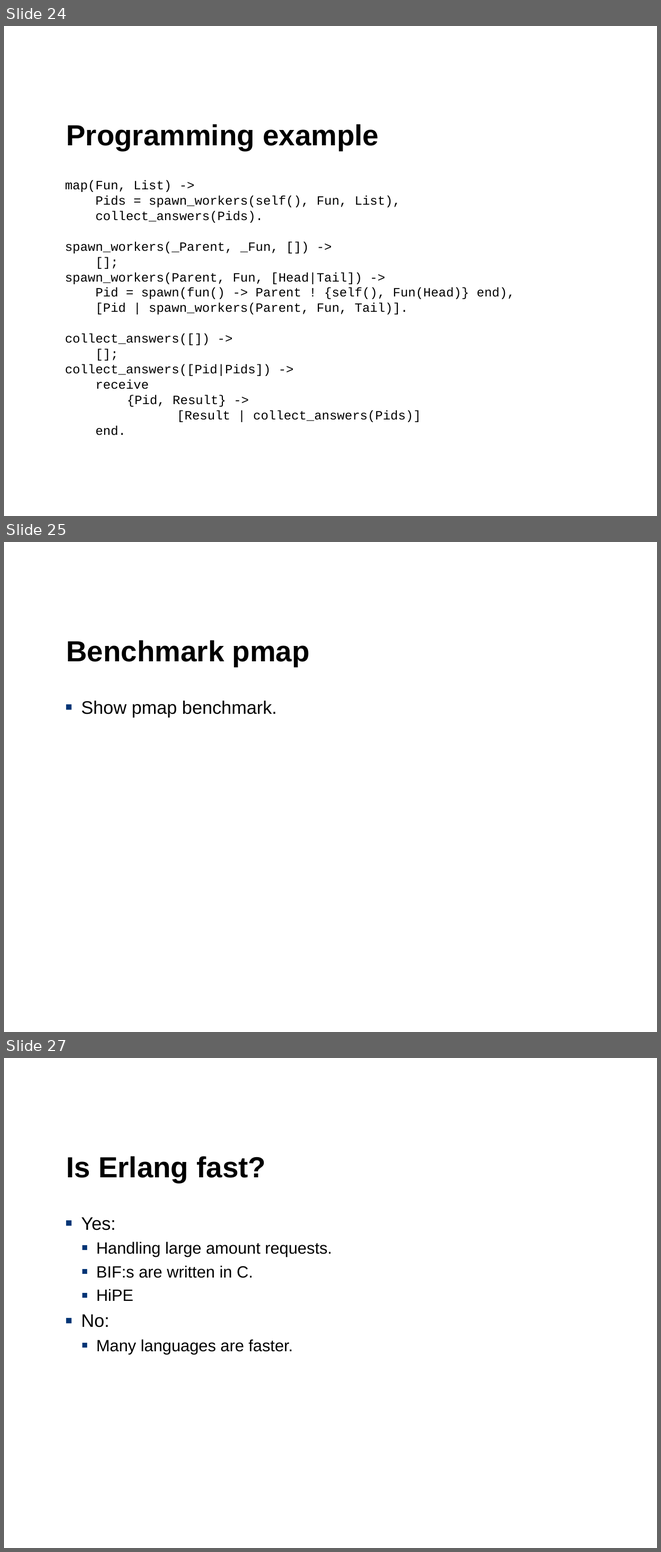
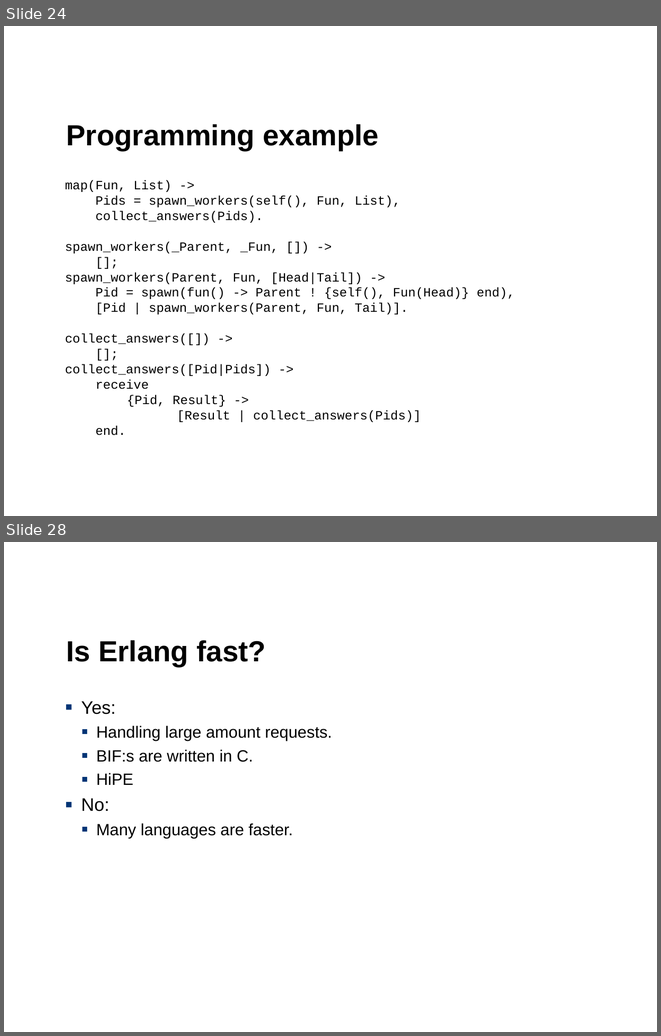
Before and after one commit to devmanner/devmanner, a slide deck: erlang/ErlangMulticore/Erlang.ppt. Shown one above the other, each under a label of ours: slides 24, 25 and 27 before the commit, slides 24 and 28 after it; the slides between them are not shown. The pictures are 661x1552 and 661x1036 pixels, drawn with LibreOffice and Linux fonts; fonts in the diff are those of the drawing; background and template pictures are left out. Boxes give left, top, right and bottom in pixels: in the first picture for what was removed or moved away, otherwise in the second. Text is boxed around its words. In the diff, an @@ line names an element or a change of style, - is before the commit and + after.

```diff
--- a/erlang/ErlangMulticore/Erlang.ppt
+++ b/erlang/ErlangMulticore/Erlang.ppt
@@ slide 25 removed at (x1=4, y1=542, x2=657, y2=1032), background #FFFFFF @@
@@ title removed at (x1=66, y1=640, x2=310, y2=667) @@
-Benchmark pmap
@@ text removed at (x1=81, y1=700, x2=277, y2=717) @@
-  ▪ Show pmap benchmark.
@@ what was slide 27 is now slide 28 @@
```
Also in this commit, not shown: 3 slides changed, 2 slides added, 1 other slide removed, 1 other file.
